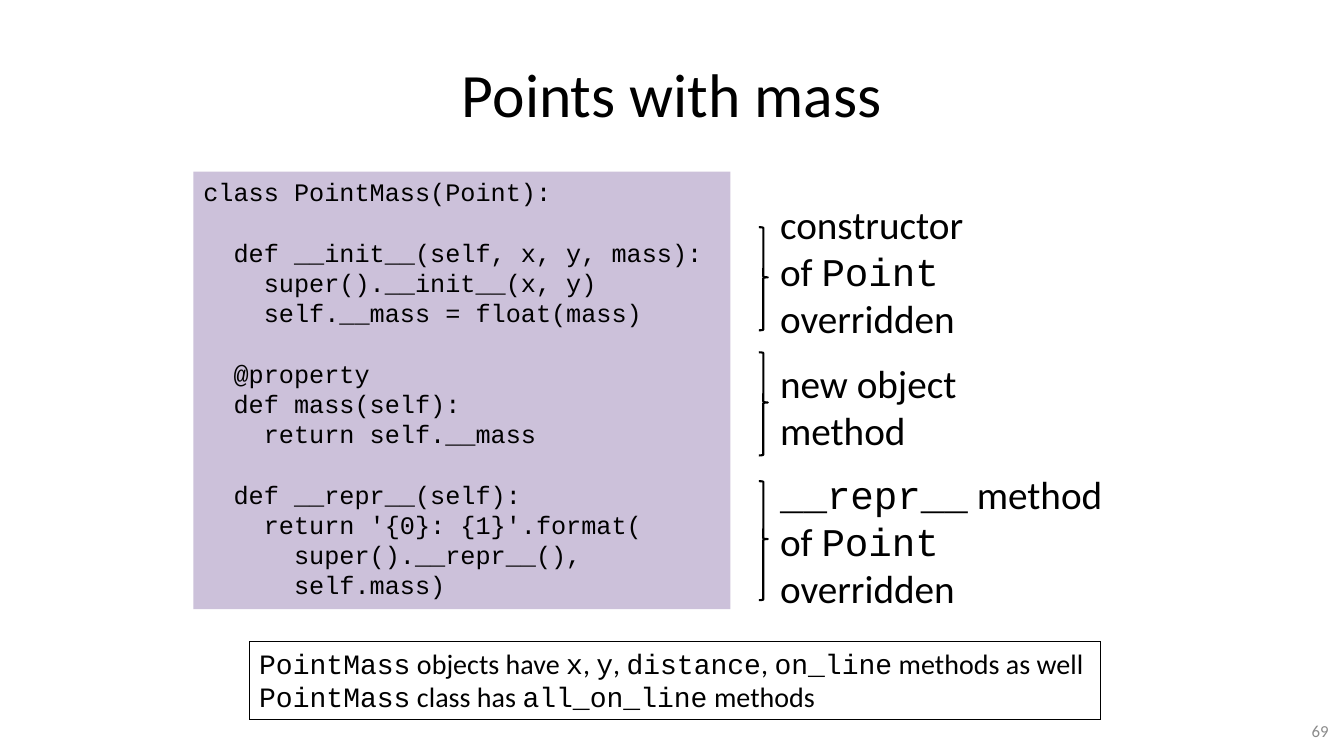
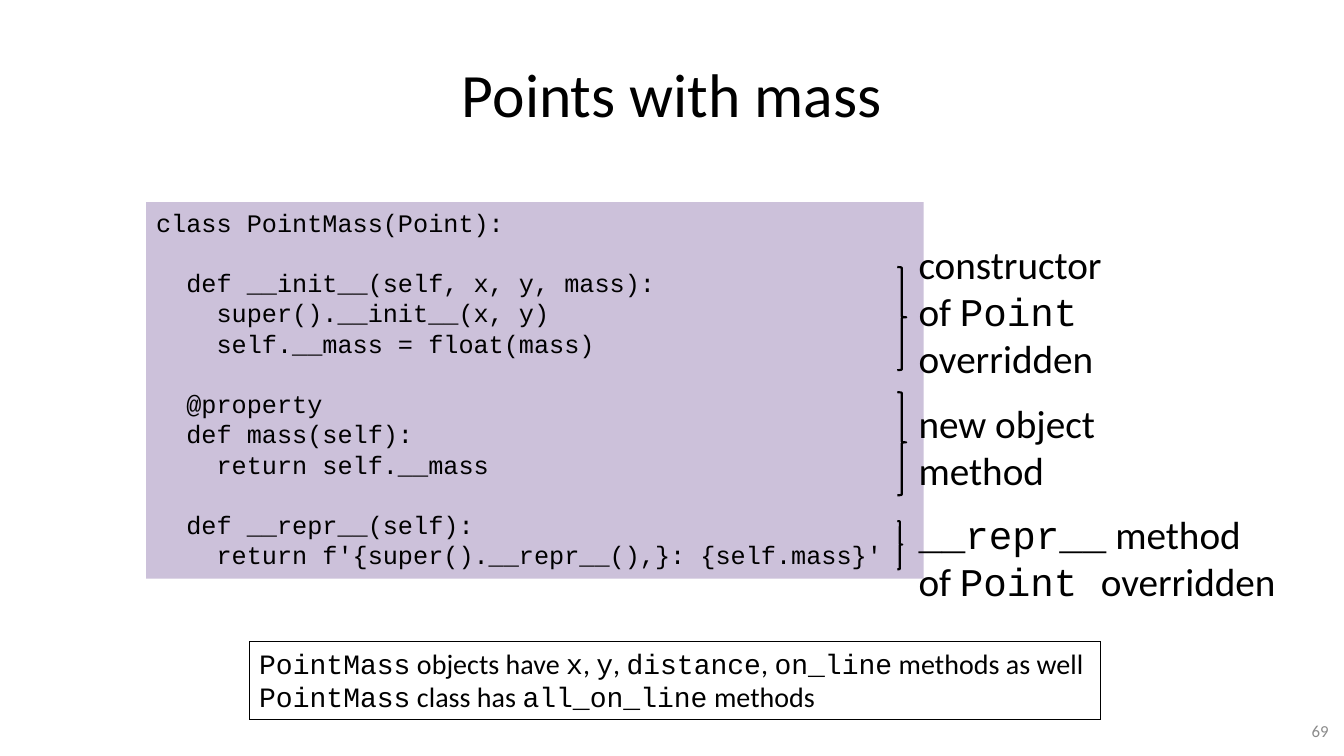
Before and after one commit to gjbex/Python-software-engineering, a slide deck: slide 69 of python_software_engineering.pptx. Drawn at 1344x756 pixels with LibreOffice and Linux fonts; fonts in the diff are those of the drawing. Boxes give left, top, right and bottom in pixels: in the first picture for what was removed or moved away, otherwise in the second. Text is boxed around its words. In the diff, an @@ line names an element or a change of style, - is before the commit and + after.

```diff
--- a/python_software_engineering.pptx
+++ b/python_software_engineering.pptx
@@ rectangle "class PointMass(Point):": place and size @@
-rectangle "class PointMass(Point):" at [194,171,731,609]
+rectangle "class PointMass(Point):" at [146,203,924,580]
@@ 2 texts, 2 right braces: place and size @@
-2 texts, 2 right braces at [759,214,963,456]
+2 texts, 2 right braces at [897,246,1102,495]
@@ text "__repr__ method of Point overridden" rewrapped from [780,481,1102,604] to [919,521,1276,597] @@
@@ right brace: place and size @@
-right brace at [759,481,768,600]
+right brace at [897,521,902,570]
@@ text in rectangle at [217,546,881,570]: text changed @@
-return '{0}: {1}'.format(
-super().__repr__(),
-self.mass)
+return f'{super().__repr__(),}: {self.mass}'
```
Also in this commit, not shown: 2 other slides changed.
